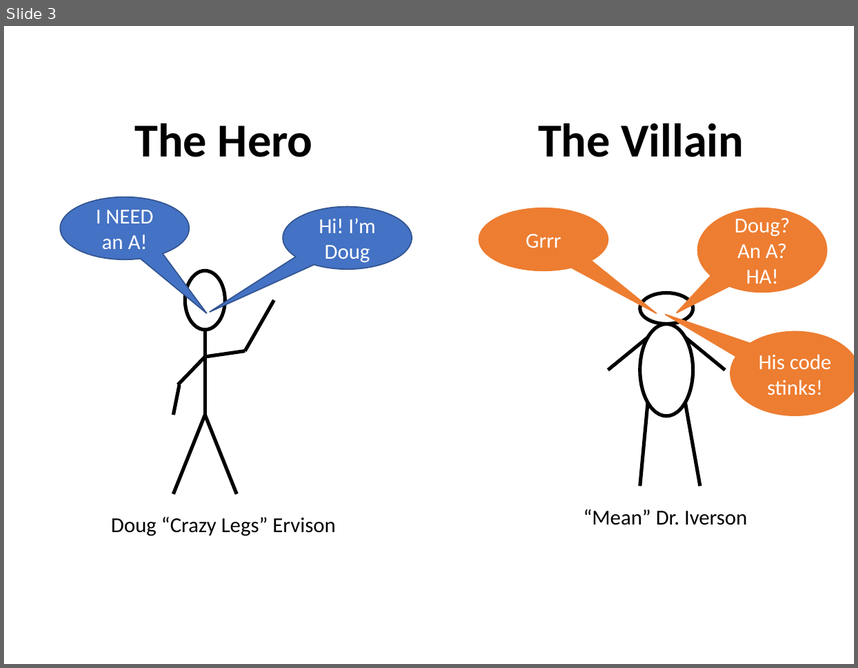
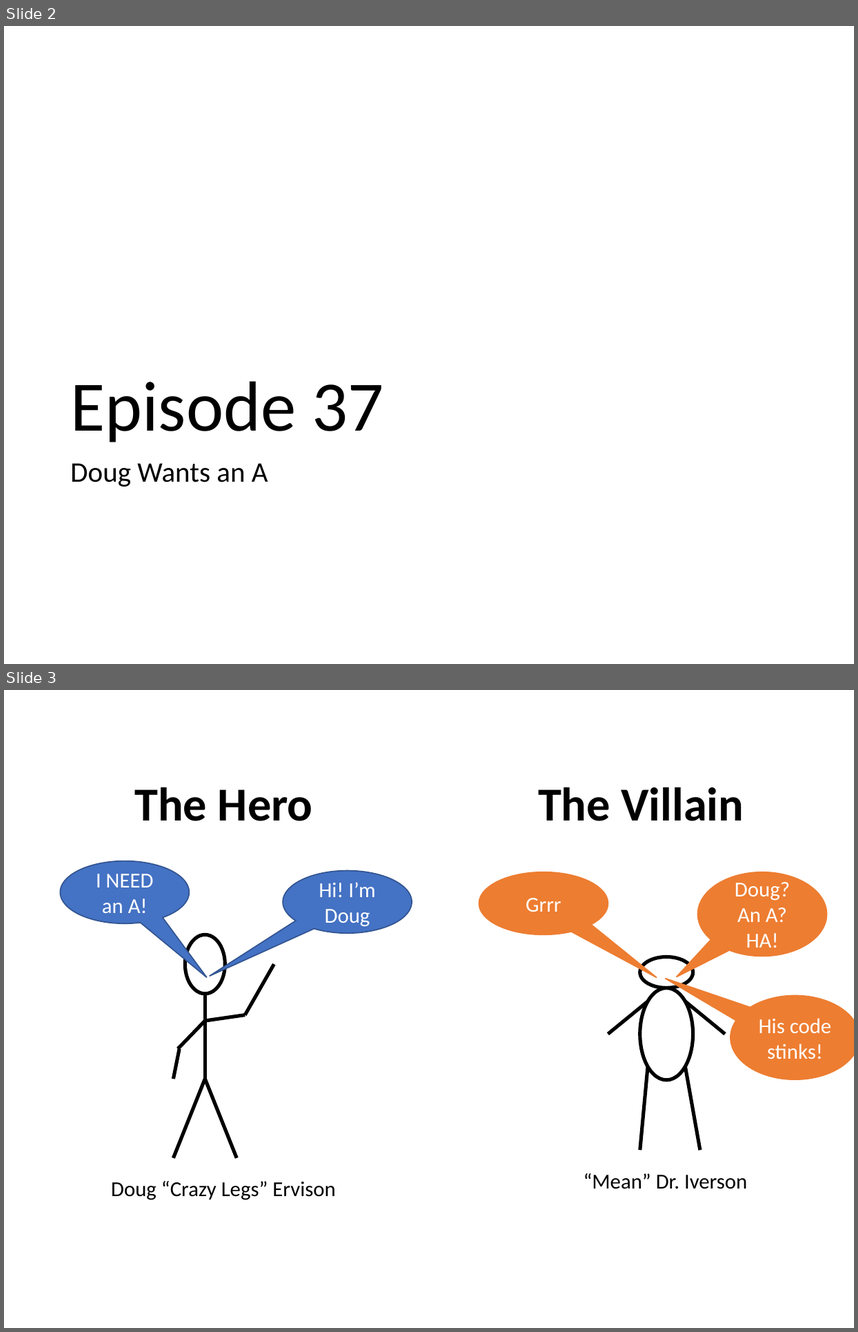
Before and after one commit to WSU-DataScience/SDSS2019_clean_data, a slide deck: clean_code_talkV3.pptx. Shown one above the other, each under a label of ours: slide 3 before the commit, slides 2 and 3 after it. The pictures are 858x668 and 858x1332 pixels, drawn with LibreOffice and Linux fonts; fonts in the diff are those of the drawing. Boxes give left, top, right and bottom in pixels: in the first picture for what was removed or moved away, otherwise in the second. Text is boxed around its words. In the diff, an @@ line names an element or a change of style, - is before the commit and + after.

```diff
--- a/clean_code_talkV3.pptx
+++ b/clean_code_talkV3.pptx
@@ slide 2 added at [4,26,854,664], background #FFFFFF @@
@@ title added at [70,381,383,442], 60 pt, text #000000 @@
+Episode 37
@@ text added at [70,463,268,486], 24 pt, text #000000 @@
+Doug Wants an A
```
Also in this commit, not shown: 2 slides changed, 1 other slide added, 1 slide removed, 1 other file.
